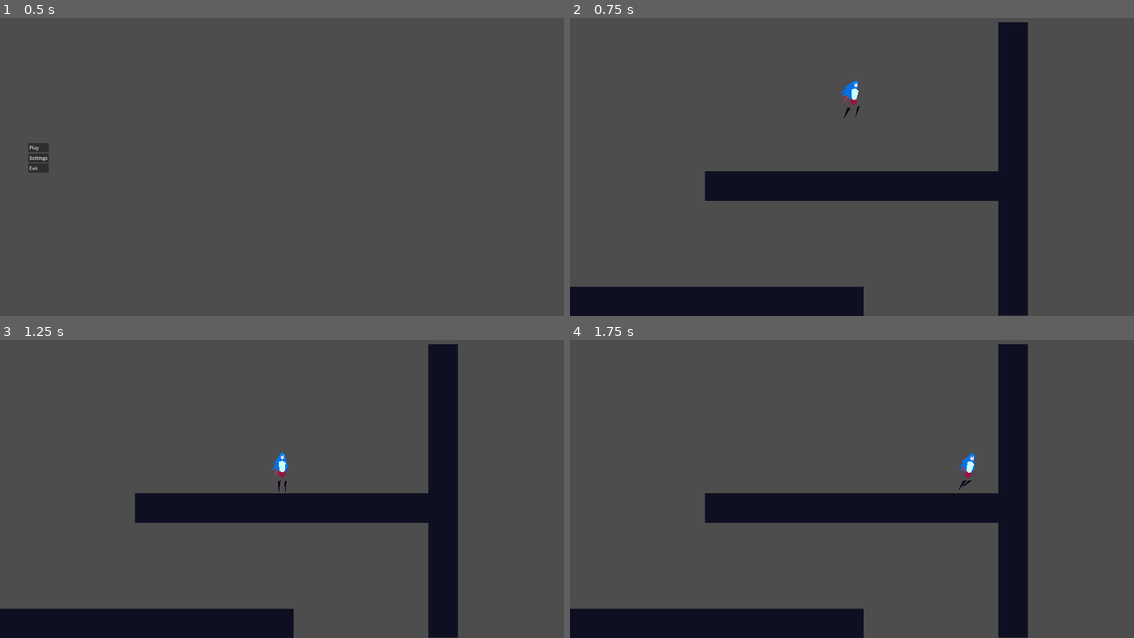
Above: before the commit, frames 1-4 (two rows, left to right).
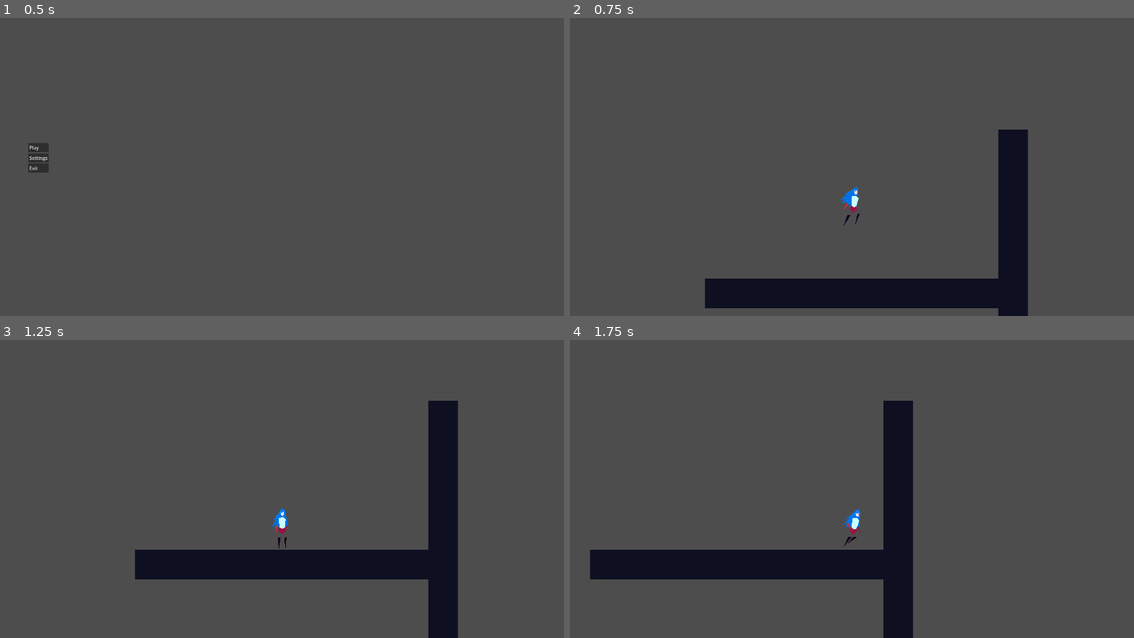
Above: after the commit, the same moments.

Repository: SnappyDragon64/Tower
Game: Godot game, scene res://game/core/main.tscn
The game is run twice, just before and just after one commit, with the same random seed, the same clock (stepped at 60 frames per second) and the same inputs.
Inputs:
- Up to frame 1 (0.5 s): no input
- Up to frame 2 (0.75 s): click "Play" at 0.5 s
- Up to frame 3 (1.25 s): no input
- Up to frame 4 (1.75 s): hold D (move_right) from 1.28 s (still down); tap Shift (dash) at 1.35 s; tap Space (jump) at 1.52 s; tap Tab (grab, bound only before the commit) at 1.55 s

Frame 1 is identical in both runs. In frame 2, 14% of the frame differs, in the area x 0-82%, y 1-100%; in frame 3, 17%; in frame 4, 24%.

Commit message:
Added camera and more movement tweaks

Diff:
--- a/game/core/world/world.gd
+++ b/game/core/world/world.gd
@@ -4,9 +4,11 @@
 
 
 @onready var player_preload = preload('res://game/entity/player/player.tscn')
+@onready var camera_preload = preload('res://game/entity/player/camera.tscn')
 
 
 var player: Player = null
+var camera: Camera = null
 var active_level: Node2D = null
 
 
@@ -32,11 +34,20 @@
 # Spawns player at the specified spawnpoint
 func spawn_player(spawnpoint := 0) -> void:
 	player = player_preload.instantiate()
+	camera = camera_preload.instantiate()
 	var pos = Vector2()
+	var cam_pos = Vector2()
 
 	var spawnpoints = active_level.get_node_or_null("Spawnpoints")
 	if spawnpoints != null and spawnpoint >= 0 and spawnpoint < spawnpoints.get_child_count():
 		var spawnpoint_node = spawnpoints.get_child(spawnpoint)
 		pos = spawnpoint_node.get_global_transform().get_origin()
 
+		var camera_spawnpoint = spawnpoint_node.get_node_or_null("Camera")
+		if camera_spawnpoint != null:
+			cam_pos = camera_spawnpoint.get_global_transform().get_origin()
+		else:
+			cam_pos = pos
+
 	spawn(player, pos)
+	spawn(camera, cam_pos)
--- /dev/null
+++ b/game/entity/player/camera.gd
@@ -0,0 +1,58 @@
+class_name Camera
+extends Camera2D
+
+
+var x_min := -10000.0
+var x_max := 10000.0
+var y_min := -10000.0
+var y_max := 10000.0
+
+var tracking_player := true
+var update_flag := false
+var target := Vector2(0, 0)
+
+
+func _ready() -> void:
+	if is_instance_valid(WorldManager.get_player()):
+		WorldManager.get_player().position_updated.connect(_on_player_position_updated)
+
+
+func lock_camera(start: Vector2, end: Vector2) -> void:
+	x_min = min(start.x, end.x)
+	y_min = min(start.y, end.y)
+	x_max = max(start.x, end.x)
+	y_max = max(start.y, end.y)
+
+
+func update_zoom(zoom_vector := Vector2.ONE) -> void:
+	set_zoom(zoom_vector)
+
+
+func track_player(flag := true) -> void:
+	tracking_player = flag
+
+
+func set_target(target_position: Vector2, disable_player_tracking := true) -> void:
+	track_player(not disable_player_tracking)
+	target = target_position
+	update_flag = true
+
+
+func _physics_process(_delta: float) -> void:
+	if update_flag:
+		var origin_clamped = _get_adjusted_tracking_pos()
+		var transform_clamped = Transform2D(0, origin_clamped)
+		set_global_transform(transform_clamped)
+		update_flag = false
+
+
+func _on_player_position_updated(new_position: Vector2) -> void:
+	if tracking_player:
+		set_target(new_position, false)
+
+
+func _get_adjusted_tracking_pos() -> Vector2:
+	var x_clamped = clamp(target.x, x_min, x_max)
+	var y_clamped = clamp(target.y, y_min, y_max)
+	var origin_clamped = Vector2(x_clamped, y_clamped)
+	return origin_clamped
--- /dev/null
+++ b/game/entity/player/camera.tscn
@@ -0,0 +1,8 @@
+[gd_scene load_steps=2 format=3 uid="uid://cv2y3gumkpvyc"]
+
+[ext_resource type="Script" path="res://game/entity/player/camera.gd" id="1_dvinb"]
+
+[node name="Camera" type="Camera2D"]
+offset = Vector2(0, -240)
+position_smoothing_speed = 100.0
+script = ExtResource("1_dvinb")
--- a/game/entity/player/player.gd
+++ b/game/entity/player/player.gd
@@ -1,6 +1,8 @@
 class_name Player
 extends CharacterBody2D
 
+
+signal position_updated(pos: Vector2)
 
 @export var gravity := 1200.0
 @export var speed := 360.0
@@ -8,7 +10,7 @@
 @export var jump := -960.0
 @export var max_jumps := 1
 @export var max_dashes := 1
-@export var slide := 160
+@export var slide := 180
 
 @onready var model: Model = $PlayerModel
 @onready var hand_raycast_r: RayCast2D = $Raycasts/HandRaycastR
@@ -25,6 +27,7 @@
 # physics_process
 func _physics_process(_delta: float) -> void:
 	move_and_slide()
+	position_updated.emit(position)
 
 
 func can_jump() -> bool:
--- a/game/entity/player/player.tscn
+++ b/game/entity/player/player.tscn
@@ -42,7 +42,7 @@
 state_id = "jump"
 
 [node name="PostWallJumpMoveTimer" type="Timer" parent="StateMachine/JumpState"]
-wait_time = 0.3
+wait_time = 0.25
 one_shot = true
 
 [node name="FallState" type="Node" parent="StateMachine"]
--- a/game/entity/player/slide_state.gd
+++ b/game/entity/player/slide_state.gd
@@ -1,7 +1,6 @@
 extends PlayerState
 
 
-var grabbing := false
 var jump_queued := false
 
 
@@ -15,28 +14,20 @@
 
 
 func _state_physics_process(_delta: float) -> void:
-	if Input.is_action_just_pressed("grab"):
-		grabbing = true
-		player.velocity.y = 0
-	elif Input.is_action_just_released("grab"):
-		grabbing = false
-		player.velocity.y = player.slide
+	var run_input = sign(Input.get_axis("move_left", "move_right"))
+	player.velocity.x = run_input * player.speed
 
-	if not grabbing:
-		var run_input = sign(Input.get_axis("move_left", "move_right"))
-		player.velocity.x = run_input * player.speed
-
-		if jump_queued and Input.is_action_pressed("jump") or player.can_jump() and Input.is_action_just_pressed("jump"):
-			transition_requested.emit("jump", {"wall": true})
-		elif player.can_dash() and Input.is_action_just_pressed("dash"):
-			transition_requested.emit("dash")
-		elif player.is_on_floor():
-			if is_zero_approx(run_input):
-				transition_requested.emit("idle")
-			else:
-				transition_requested.emit("run")
-		elif not player.is_on_wall():
-			transition_requested.emit("fall")
+	if jump_queued and Input.is_action_pressed("jump") or player.can_jump() and Input.is_action_just_pressed("jump"):
+		transition_requested.emit("jump", {"wall": true})
+	elif player.can_dash() and Input.is_action_just_pressed("dash"):
+		transition_requested.emit("dash")
+	elif player.is_on_floor():
+		if is_zero_approx(run_input):
+			transition_requested.emit("idle")
+		else:
+			transition_requested.emit("run")
+	elif not player.on_wall():
+		transition_requested.emit("fall")
 
 
 func _exit() -> void:
--- a/project.godot
+++ b/project.godot
@@ -58,12 +58,6 @@
 , Object(InputEventJoypadMotion,"resource_local_to_scene":false,"resource_name":"","device":-1,"axis":5,"axis_value":1.0,"script":null)
 ]
 }
-grab={
-"deadzone": 0.5,
-"events": [Object(InputEventKey,"resource_local_to_scene":false,"resource_name":"","device":-1,"window_id":0,"alt_pressed":false,"shift_pressed":false,"ctrl_pressed":false,"meta_pressed":false,"pressed":false,"keycode":0,"physical_keycode":4194306,"key_label":0,"unicode":0,"echo":false,"script":null)
-, Object(InputEventJoypadMotion,"resource_local_to_scene":false,"resource_name":"","device":-1,"axis":4,"axis_value":1.0,"script":null)
-]
-}
 
 [layer_names]
 
